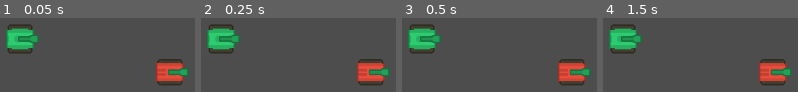
Above: before the commit, frames 1-4 (left to right).
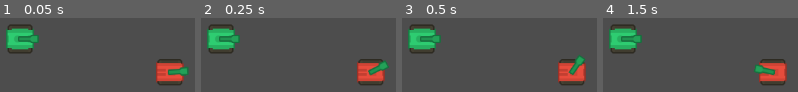
Above: after the commit, the same moments.

Repository: BrianMosbeux/Steel_Storm
Game: Godot game, scene res://scenes/main.tscn
Same seed, same stepped clock (60 frames per second), same inputs: the game is played once before the commit and once after it.
Inputs:
- Up to frame 1 (0.05 s): no input
- Up to frame 2 (0.25 s): no input
- Up to frame 3 (0.5 s): no input
- Up to frame 4 (1.5 s): tap Enter at 0.5 s; tap Space at 1.25 s

The runs differ from the first frame. In frame 1, 0.3% of the frame differs, in the area x 88-97%, y 66-80%; in frame 2, 1.4%; in frame 3, 1.7%; in frame 4, 1.8%, in the area x 77-97%, y 63-80%.

Commit message:
fixed enemy weapon rotation
silly mistake, enemy ready function was ready() instead of _ready()

Diff:
--- a/scripts/ai.gd
+++ b/scripts/ai.gd
@@ -25,14 +25,13 @@
 
 
 func _process(delta):
+	print(player, weapon)
 	match current_state:
 		State.PATROL:
 			pass
 		State.ENGAGE:
 			if player and weapon:
-				print("GEKL")
 				var direction = player.global_position - enemy.global_position
-				print(direction)
 				weapon.rotation = rotate_toward(weapon.global_rotation, direction.angle(), 2 * delta)
 				#var angle = (player.global_position - global_position).angle()
 				#weapon.rotation = angle
@@ -56,3 +55,4 @@
 	if body.is_in_group("players"):
 		current_state = State.PATROL
 		player = null
+		print("PATROLING")
--- a/scripts/enemy.gd
+++ b/scripts/enemy.gd
@@ -7,7 +7,7 @@
 @onready var weapon = $Weapon
 
 
-func ready():
+func _ready():
 	ai.initialize(self, weapon)
 
 func _physics_process(delta):
